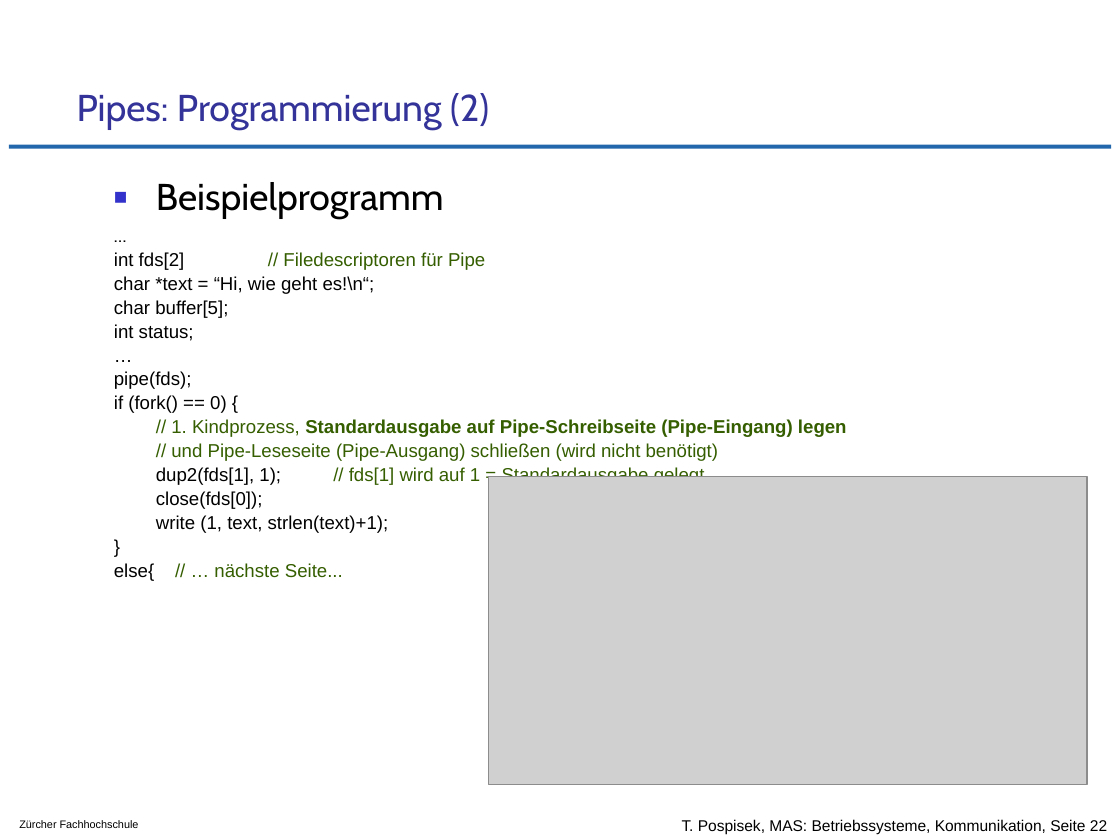
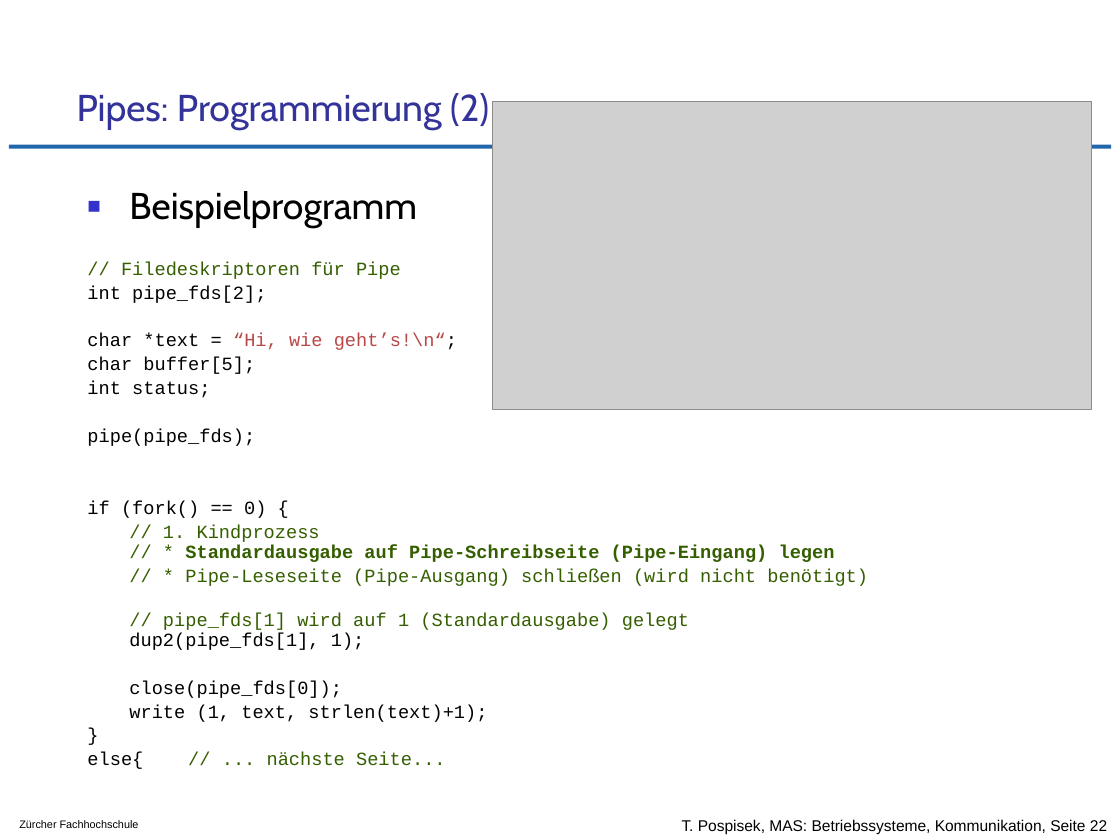
Before and after one commit to tpo/betriebssysteme, a slide deck: slide 22 of 09_Kommunikation_von_Prozessen_und_Threads.odp. Drawn at 1120x840 pixels with LibreOffice and Linux fonts; fonts in the diff are those of the drawing; grey boxes stand for pictures; background and template pictures are left out. Boxes give left, top, right and bottom in pixels: in the first picture for what was removed or moved away, otherwise in the second. Text is boxed around its words. In the diff, an @@ line names an element or a change of style, - is before the commit and + after.

```diff
--- a/09_Kommunikation_von_Prozessen_und_Threads.odp
+++ b/09_Kommunikation_von_Prozessen_und_Threads.odp
@@ picture: place and size @@
-picture at <box>488,476,1088,784</box>
+picture at <box>493,102,1092,410</box>
@@ text "Beispielprogramm": place and size @@
-text "Beispielprogramm" at <box>114,182,847,581</box>
+text "Beispielprogramm" at <box>87,191,868,769</box>
@@ text at <box>87,262,457,350</box>: text changed; font Arial to Courier New @@
-…
-int fds[2] // Filedescriptoren für Pipe
-char *text = “Hi, wie geht es!\n“;
+// Filedeskriptoren für Pipe
+int pipe_fds[2];
+char *text = “Hi, wie geht’s!\n“;
@@ text at <box>87,357,487,722</box>: font Arial to Courier New in "char buffer[5];", "int status;", "if (fork() == 0) {", "write (1, text, strlen(text)+1);" and 1 more places @@
@@ text at <box>87,429,255,446</box>: text changed; font Arial to Courier New @@
-…
-pipe(fds);
+pipe(pipe_fds);
@@ text at <box>129,525,868,698</box>: text changed; font Arial to Courier New @@
-// 1. Kindprozess, Standardausgabe auf Pipe-Schreibseite (Pipe-Eingang) legen
-// und Pipe-Leseseite (Pipe-Ausgang) schließen (wird nicht benötigt)
-dup2(fds[1], 1); // fds[1] wird auf 1 = Standardausgabe gelegt
-close(fds[0]);
+// 1. Kindprozess
+// * Standardausgabe auf Pipe-Schreibseite (Pipe-Eingang) legen
+// * Pipe-Leseseite (Pipe-Ausgang) schließen (wird nicht benötigt)
+// pipe_fds[1] wird auf 1 (Standardausgabe) gelegt
+dup2(pipe_fds[1], 1);
+close(pipe_fds[0]);
@@ text at <box>87,752,446,769</box>: text changed; font Arial to Courier New @@
-else{ // … nächste Seite...
+else{ // ... nächste Seite...
```
Also in this commit, not shown: 5 other slides changed.
